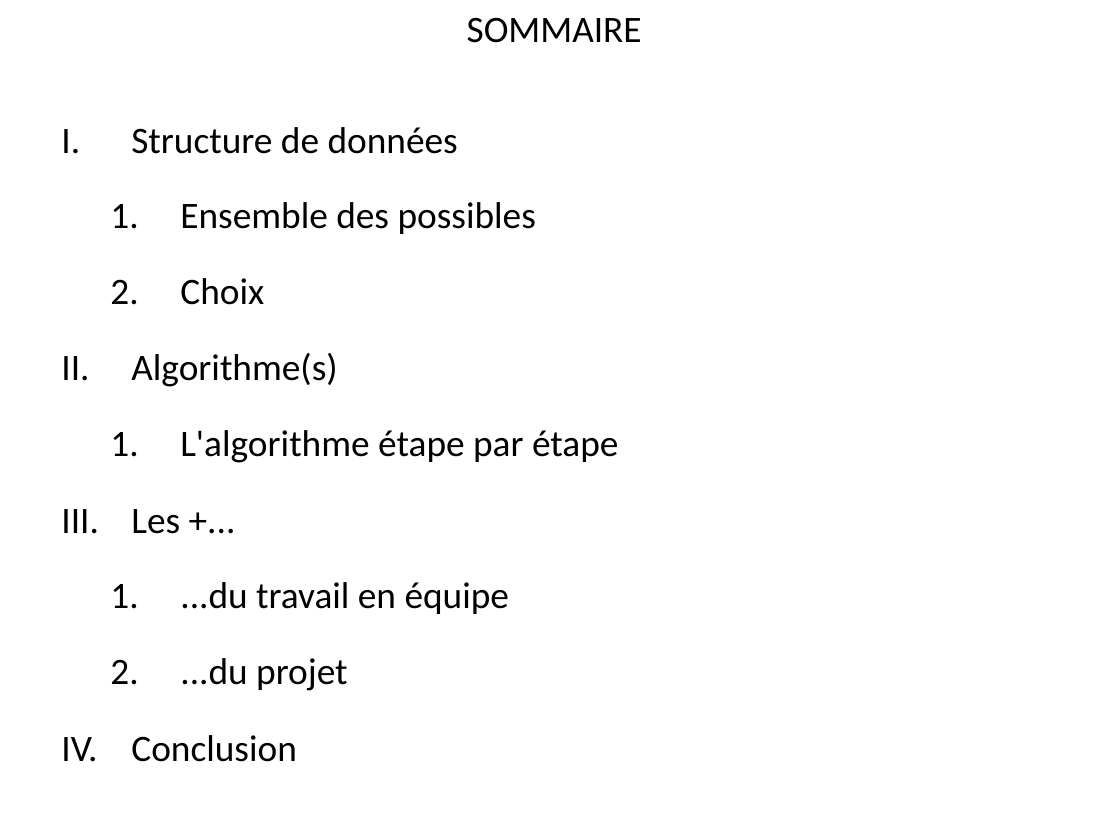
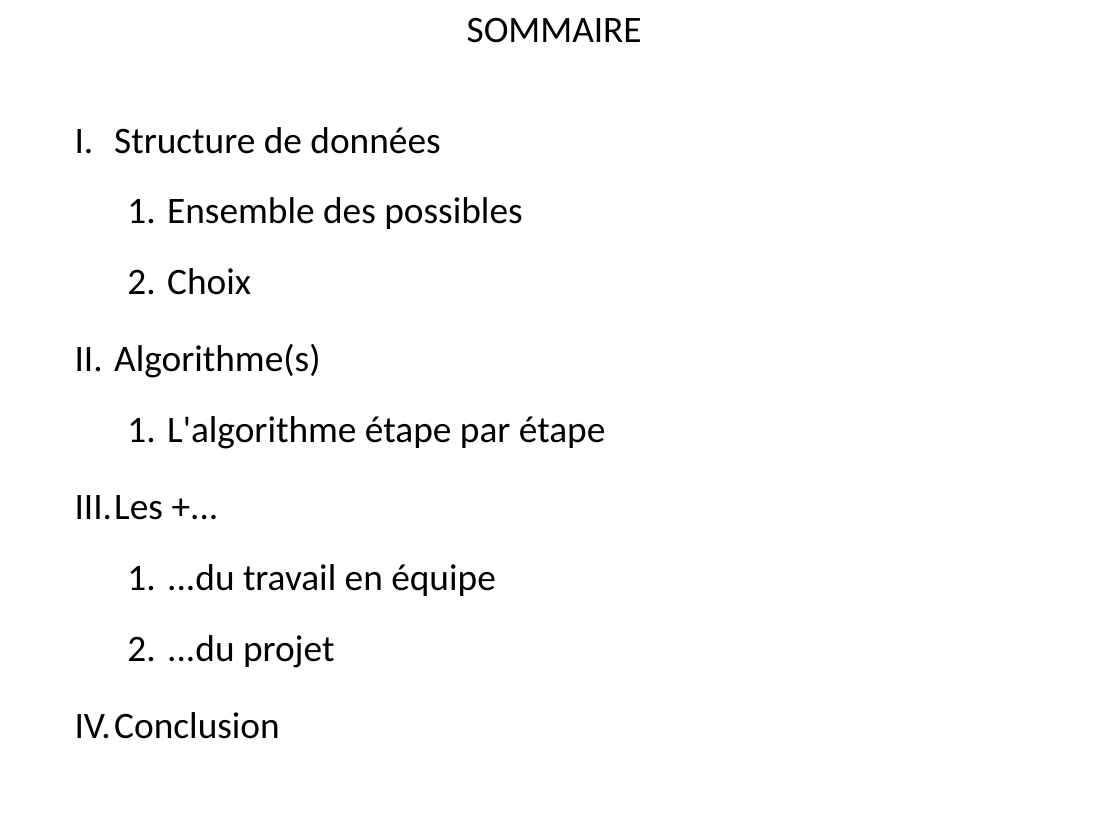
Before and after one commit to Miaxos/Polux, a slide deck: slide 2 of diapo_Presentation_poqb_soutenance_vendredi_15_janvier_2016.odp. Drawn at 1120x840 pixels with LibreOffice and Linux fonts; fonts in the diff are those of the drawing. Boxes give left, top, right and bottom in pixels: in the first picture for what was removed or moved away, otherwise in the second. Text is boxed around its words. In the diff, an @@ line names an element or a change of style, - is before the commit and + after.

```diff
--- a/diapo_Presentation_poqb_soutenance_vendredi_15_janvier_2016.odp
+++ b/diapo_Presentation_poqb_soutenance_vendredi_15_janvier_2016.odp
@@ text "Structure de données" at [75, 127, 605, 739]: indent changed; line spacing 1 to 0.9 @@
```
Also in this commit, not shown: 7 other slides changed.
